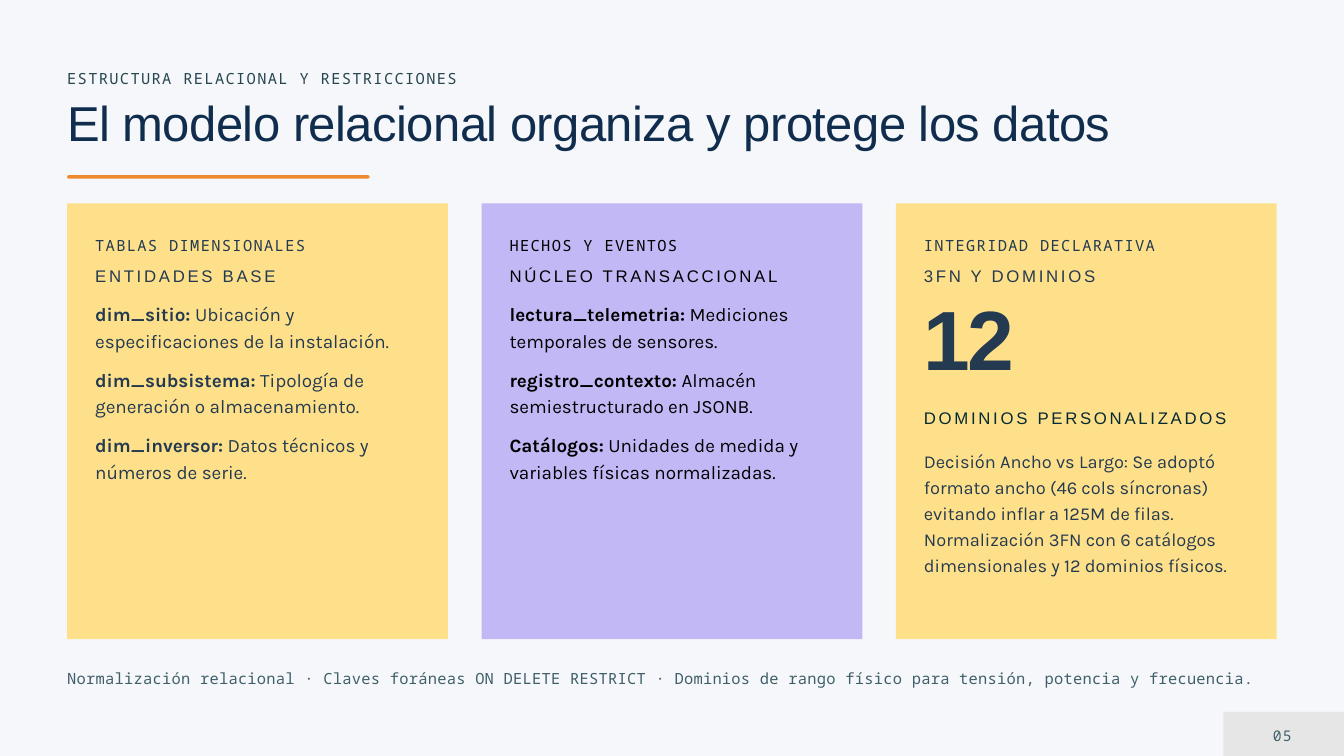
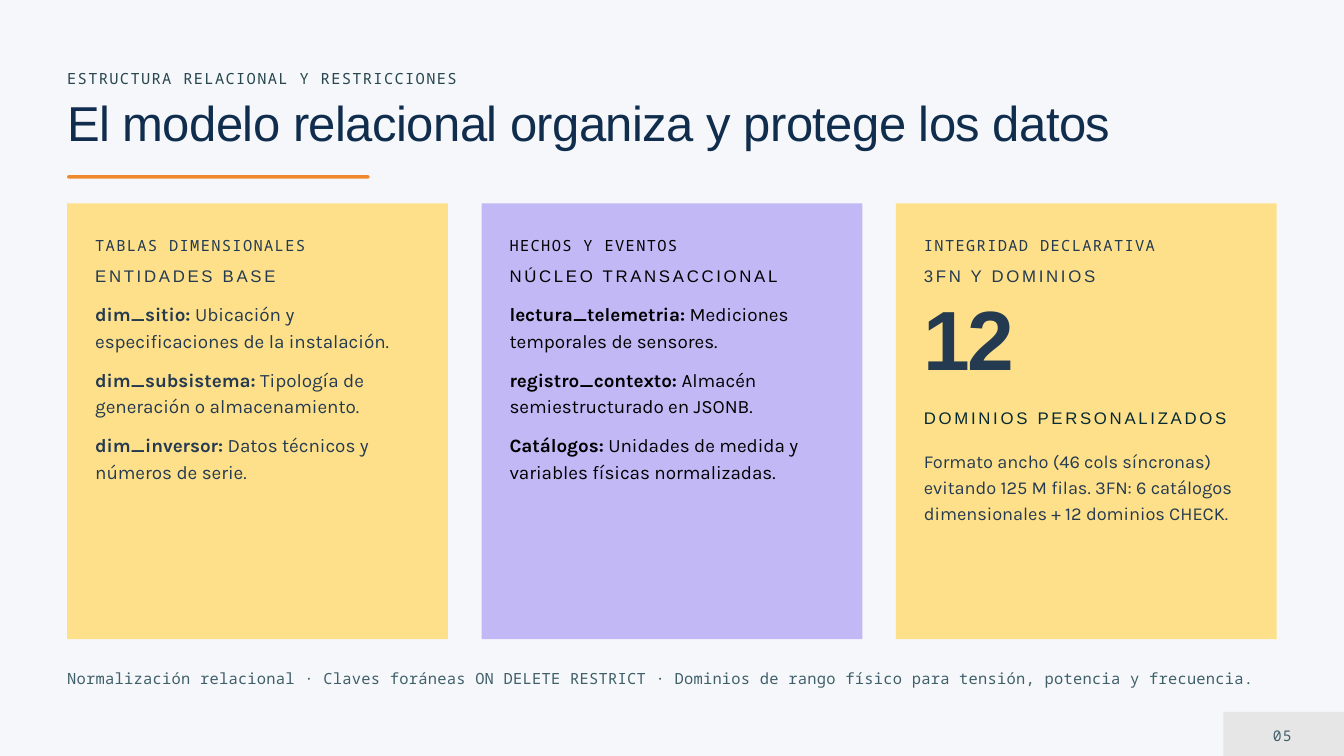
Before and after one commit to desarrollosebas/Trabajofinal, a slide deck: slide 5 of presentacion/SolarDB_Final_Unificada.pptx. Drawn at 1344x756 pixels with LibreOffice and Linux fonts; fonts in the diff are those of the drawing; background and template pictures are left out. Boxes give left, top, right and bottom in pixels: in the first picture for what was removed or moved away, otherwise in the second. Text is boxed around its words. In the diff, an @@ line names an element or a change of style, - is before the commit and + after.

```diff
--- a/presentacion/SolarDB_Final_Unificada.pptx
+++ b/presentacion/SolarDB_Final_Unificada.pptx
@@ text at box(924, 454, 1232, 521): text changed @@
-Decisión Ancho vs Largo: Se adoptó formato ancho (46 cols síncronas) evitando inflar a 125M de filas. Normalización 3FN con 6 catálogos dimensionales y 12 dominios físicos.
+Formato ancho (46 cols síncronas) evitando 125 M filas. 3FN: 6 catálogos dimensionales + 12 dominios CHECK.
```
Also in this commit, not shown: 4 other slides changed, 1 other file.
